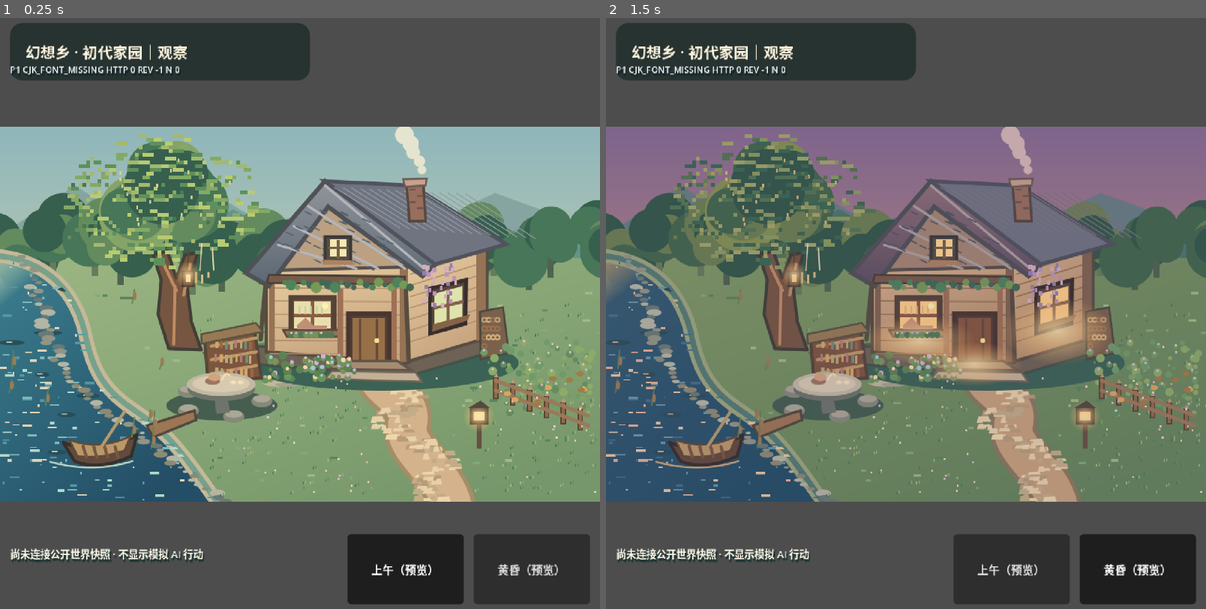
Above: before the commit, frames 1-2 (left to right).
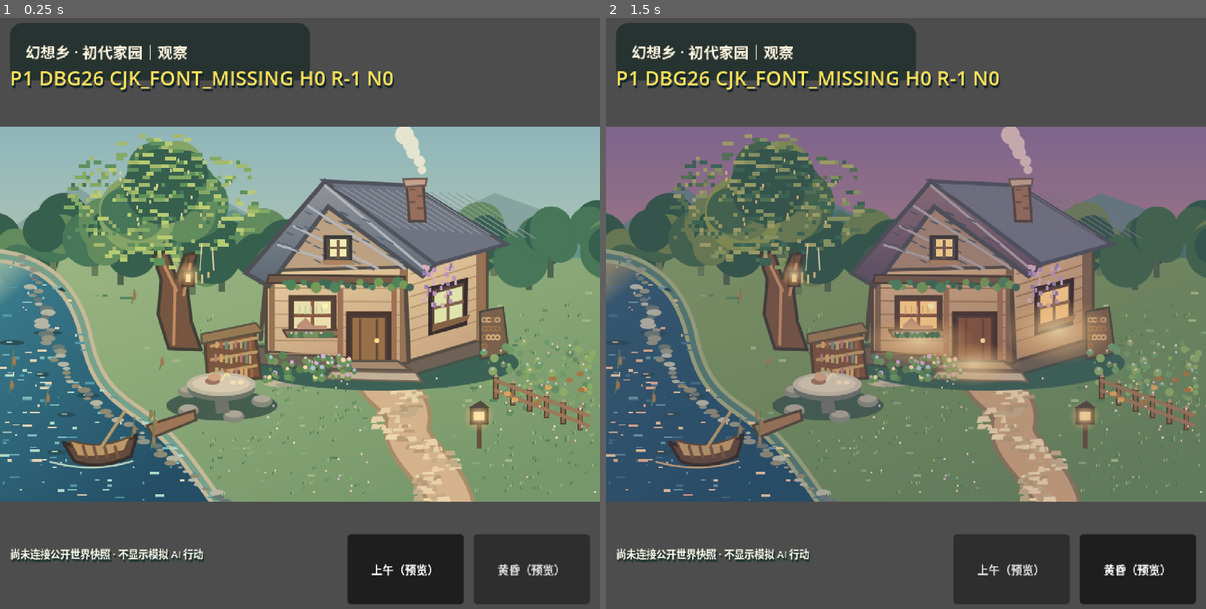
Above: after the commit, the same moments.

Repository: Laten123/ice
Game: Godot game, scene res://scenes/public_viewer_staging.tscn
Two runs of this game, one before a commit and one after it. Both use one fixed random seed, a clock stepped at 60 frames per second and the inputs below. This scene is started directly instead of the project's main scene.
Inputs:
- Up to frame 1 (0.25 s): no input
- Up to frame 2 (1.5 s): click "上午（预览）" at 0.5 s; click "黄昏（预览）" at 1.25 s

The runs differ from the first frame. In frame 1, 1.1% of the frame differs, in the area x 1-66%, y 8-13%; in frame 2, 1.1%.

Commit message:
fix: prevent responsive layout from overriding staging debug 26px font and persist DBG26 marker

Diff:
--- a/prototypes/gpt_zero_home/scripts/public_viewer.gd
+++ b/prototypes/gpt_zero_home/scripts/public_viewer.gd
@@ -102,10 +102,10 @@
 
     debug_status = Label.new()
     debug_status.name = "StagingEnglishDiagnostics"
-    debug_status.text = "P1 STAGING: INIT"
+    debug_status.text = "P1 DBG26 INIT"
     debug_status.mouse_filter = Control.MOUSE_FILTER_IGNORE
-    debug_status.add_theme_font_size_override("font_size", 14)
-    debug_status.add_theme_color_override("font_color", Color("#ffffff"))
+    debug_status.add_theme_font_size_override("font_size", 26)
+    debug_status.add_theme_color_override("font_color", Color("#ffe45c"))
     debug_status.add_theme_color_override("font_shadow_color", Color("#12252a"))
     debug_status.add_theme_constant_override("shadow_offset_y", 2)
     debug_status.visible = use_same_origin_public_feed
@@ -233,7 +233,9 @@
     hint.size = Vector2(view.x - margin * 2.0, 32.0 * logical_per_pixel)
     debug_status.position = Vector2(margin, 65.0 * logical_per_pixel)
     debug_status.size = Vector2(view.x - margin * 2.0, 38.0 * logical_per_pixel)
-    debug_status.add_theme_font_size_override("font_size", int(round(12.0 * logical_per_pixel)))
+    # The layout override is the final effective font size; setting only the
+    # font size in _build_visuals() gets overwritten whenever layout runs.
+    debug_status.add_theme_font_size_override("font_size", int(round(26.0 * logical_per_pixel)))
     _position_art(view)
 
 func _position_art(view: Vector2) -> void:
@@ -258,7 +260,9 @@
 func _debug(code: String) -> void:
     last_error_code = code
     if debug_status != null and use_same_origin_public_feed:
-        debug_status.text = "P1 " + code + " HTTP " + str(last_http_code) + " REV " + str(last_revision) + " N " + str(last_public_count)
+        # Prefix is permanent across polling; editing the initial text alone
+        # would not survive the first _debug() call.
+        debug_status.text = "P1 DBG26 " + code + " H" + str(last_http_code) + " R" + str(last_revision) + " N" + str(last_public_count)
     if use_same_origin_public_feed:
         print("PUBLIC_VIEWER_DIAG: ", code, " HTTP=", last_http_code, " result=", last_http_result, " revision=", last_revision, " count=", last_public_count)
 
